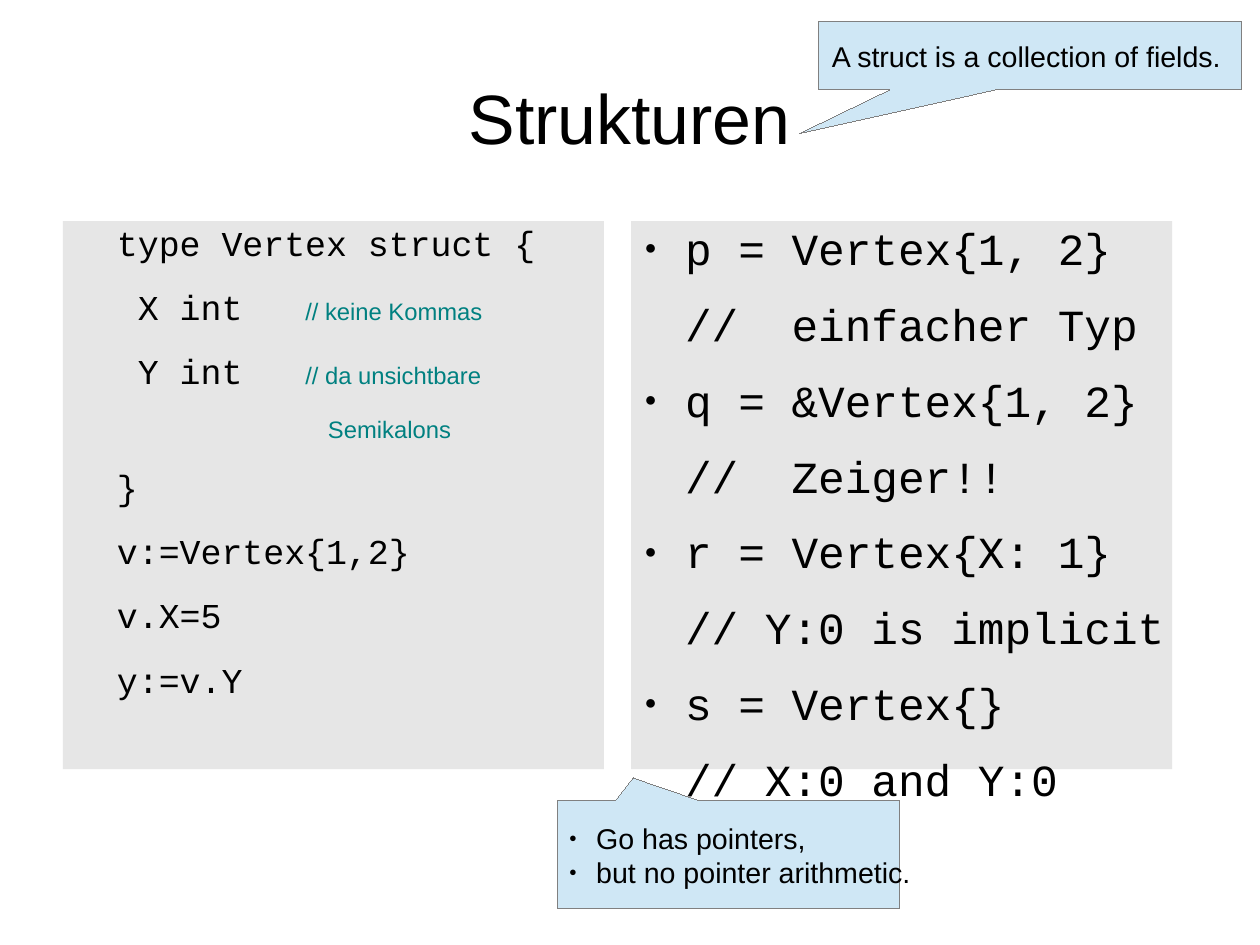
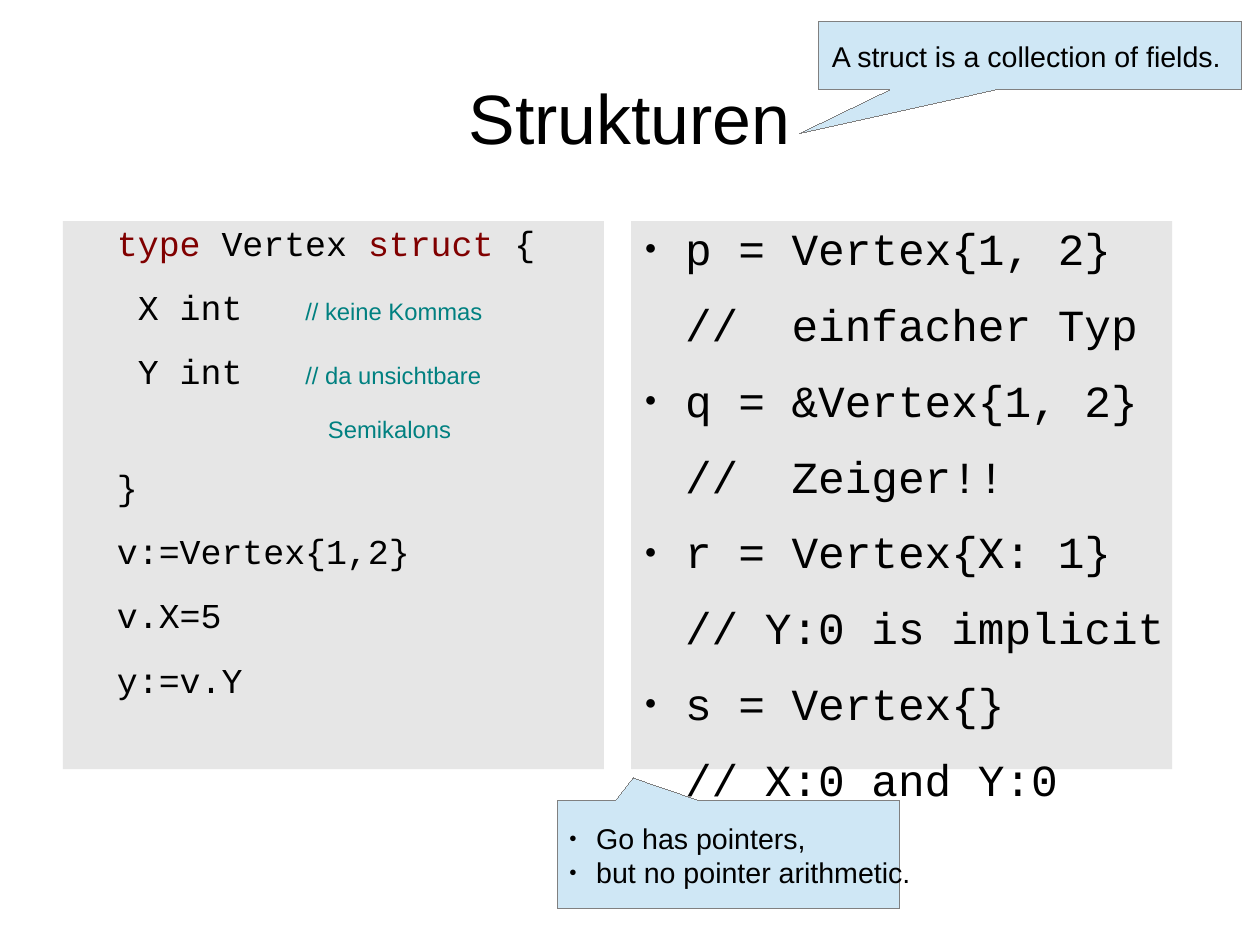
Before and after one commit to rayank77b/smallStuffs, a slide deck: slide 22 of programmierung/vortrag/golang.odp (slide 21 before the commit). Drawn at 1260x945 pixels with LibreOffice and Linux fonts; fonts in the diff are those of the drawing. Boxes give left, top, right and bottom in pixels: in the first picture for what was removed or moved away, otherwise in the second. Text is boxed around its words. In the diff, an @@ line names an element or a change of style, - is before the commit and + after.

```diff
--- a/programmierung/vortrag/golang.odp
+++ b/programmierung/vortrag/golang.odp
@@ text at bbox=[117, 232, 493, 264]: text colour #000000 to #800000 in "type struct" @@
```
Also in this commit, not shown: 5 other slides changed, 1 slide added.
